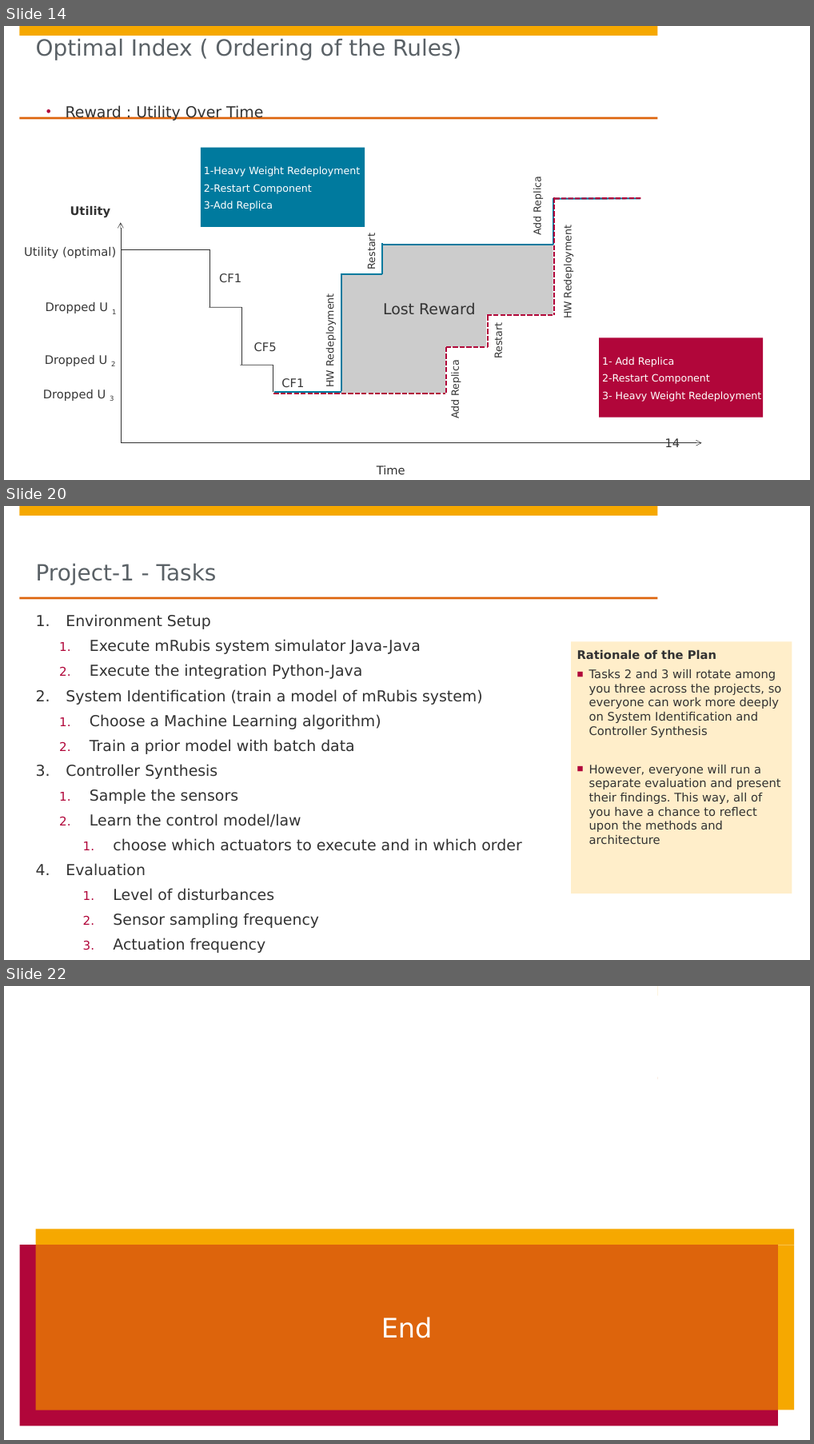
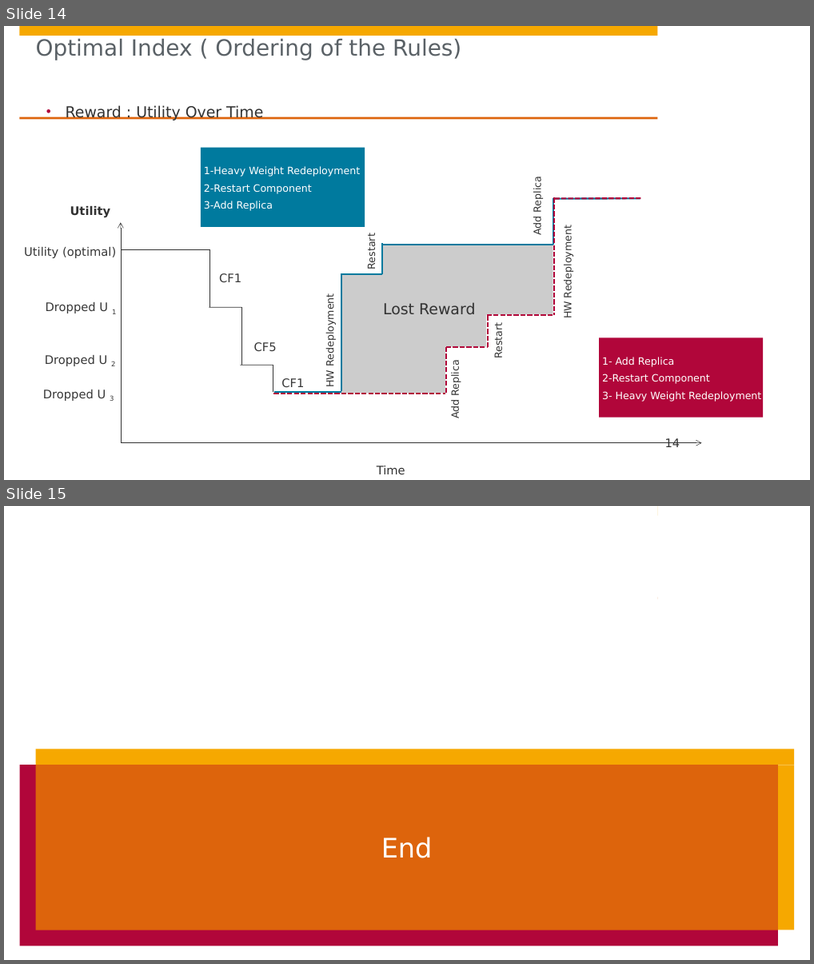
Before and after one commit to Phimanu/MachineLearningControl, a slide deck: requirements/P1. (Full-Measurement States) System Identification and Control Synthesis.pptx. Shown one above the other, each under a label of ours: slides 14, 20 and 22 before the commit, slides 14 and 15 after it; the slides between them are not shown. The pictures are 814x1444 and 814x964 pixels, drawn with LibreOffice and Linux fonts; fonts in the diff are those of the drawing; background and template pictures are left out. Boxes give left, top, right and bottom in pixels: in the first picture for what was removed or moved away, otherwise in the second. Text is boxed around its words. In the diff, an @@ line names an element or a change of style, - is before the commit and + after.

```diff
--- a/requirements/P1. (Full-Measurement States) System Identification and Control Synthesis.pptx
+++ b/requirements/P1. (Full-Measurement States) System Identification and Control Synthesis.pptx
@@ slide 20 removed at box(4, 506, 810, 960), background #FFFFFF; not listed: 2 template elements that a slide beside it also shows @@
@@ title removed at box(36, 564, 217, 585) @@
-Project-1 - Tasks
@@ text removed at box(66, 614, 522, 952) @@
-1. Environment Setup
-  1. Execute mRubis system simulator Java-Java
-  2. Execute the integration Python-Java
-2. System Identification (train a model of mRubis system)
-  1. Choose a Machine Learning algorithm)
-  2. Train a prior model with batch data
-3. Controller Synthesis
-  1. Sample the sensors
-  2. Learn the control model/law
-    1. choose which actuators to execute and in which order
-4. Evaluation
-    1. Level of disturbances
-    2. Sensor sampling frequency
-    3. Actuation frequency
@@ rectangle removed at box(571, 641, 793, 893) @@
-Rationale of the Plan
-■ Tasks 2 and 3 will rotate among you three across the projects, so everyone can work more deeply on System Identification and Controller Synthesis
-■ However, everyone will run a separate evaluation and present their findings. This way, all of you have a chance to reflect upon the methods and architecture
@@ what was slide 22 is now slide 15 @@
```
Also in this commit, not shown: 6 other slides removed.
